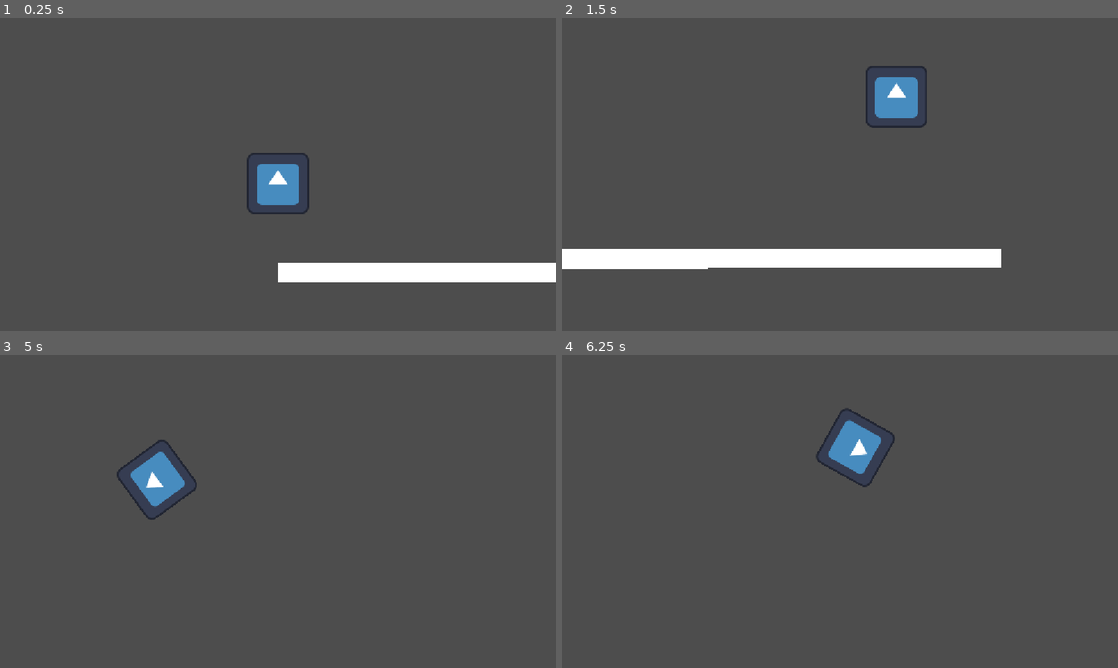
Above: before the commit, frames 1-4 (two rows, left to right).
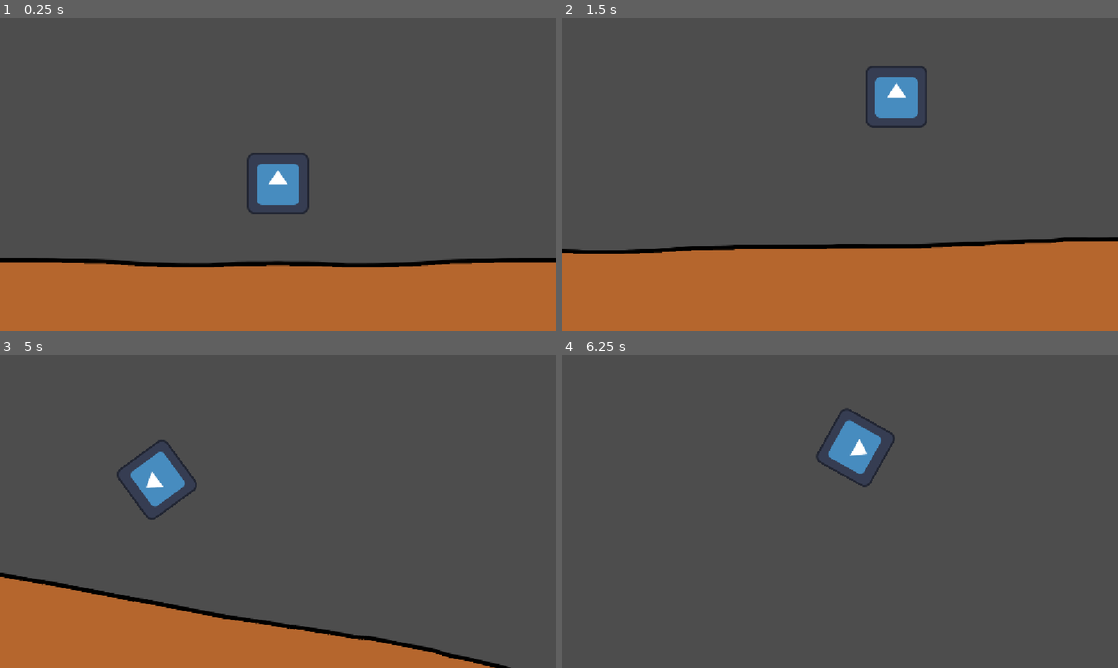
Above: after the commit, the same moments.

Repository: hahaeuou/game
Game: Godot game, scene res://main.tscn
The game is run twice, just before and just after one commit, with the same random seed, the same clock (stepped at 60 frames per second) and the same inputs. The engine's default icon, where the game draws it, is replaced by a stand-in: a white triangle on a blue panel in a dark square.
Inputs:
- Up to frame 1 (0.25 s): no input
- Up to frame 2 (1.5 s): hold Right (right arrow) 0.53-1.28 s; hold Down (down arrow) from 1.28 s (still down)
- Up to frame 3 (5 s): release Down (down arrow) at 2.03 s; hold Right (right arrow) 2.03-2.78 s; hold Up (up arrow) 2.78-3.53 s; hold Left (left arrow) from 3.53 s (still down)
- Up to frame 4 (6.25 s): release Left (left arrow) at 5.03 s; hold Down (down arrow) 5.03-5.78 s; hold Right (right arrow) from 5.78 s (still down)

The runs differ from the first frame. In frame 1, 23% of the frame differs, in the area x 0-100%, y 76-100%; in frame 2, 28%, in the area x 0-100%, y 70-100%; in frame 3, 15%; in frame 4, nothing differs.

Commit message:
added ground art

Diff:
--- a/main.tscn
+++ b/main.tscn
@@ -2,6 +2,7 @@
 
 [ext_resource type="PackedScene" uid="uid://5sgy0k2htp7b" path="res://player.tscn" id="1_ig7tw"]
 [ext_resource type="Texture2D" uid="uid://cmsunywnrf3cr" path="res://icon.svg" id="2_0xm2m"]
+[ext_resource type="Texture2D" uid="uid://c4ucoa3dvldq4" path="res://ground.png" id="3_h2yge"]
 
 [sub_resource type="PhysicsMaterial" id="PhysicsMaterial_onrkg"]
 bounce = 0.6
@@ -31,6 +32,12 @@
 [node name="CollisionShape2D" type="CollisionShape2D" parent="Ground" unique_id=371185486]
 shape = SubResource("WorldBoundaryShape2D_enc2m")
 
-[node name="ColorRect" type="ColorRect" parent="Ground" unique_id=1712378337]
-offset_right = 999.0
-offset_bottom = 40.0
+[node name="Parallax2D" type="Parallax2D" parent="Ground" unique_id=1815181932]
+scroll_offset = Vector2(0, -64)
+repeat_size = Vector2(2400, 0)
+repeat_times = 2
+
+[node name="Sprite2D" type="Sprite2D" parent="Ground/Parallax2D" unique_id=574212158]
+position = Vector2(-1200, 0)
+texture = ExtResource("3_h2yge")
+centered = false
Binary file added: ground.png
Not shown, added: ground.png.import
